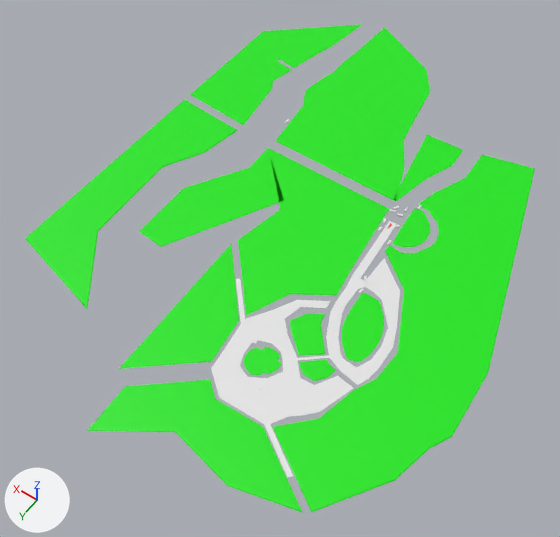
The Blender file raw_assets/delta_world.blend, before and after one commit.
Rendered twice from a 50 mm lens placed at (-425.0, 666.0, 600.0), pointed at (-136.0, 261.0, -36.0). The axes (+X, +Y, +Z) are drawn at lower left. The lights are the same throughout.

Objects in the first picture: 'Plane', 'land_b_003.001', 'land_b_003.003', 'land_b_003.005', 'land_b_003.006', 'land_b_003.007', 'land_b_003.008', 'land_b_003.009', 'land_b_003.010', 'land_b_003.012', 'land_b_003.013', 'land_b_003.014'.
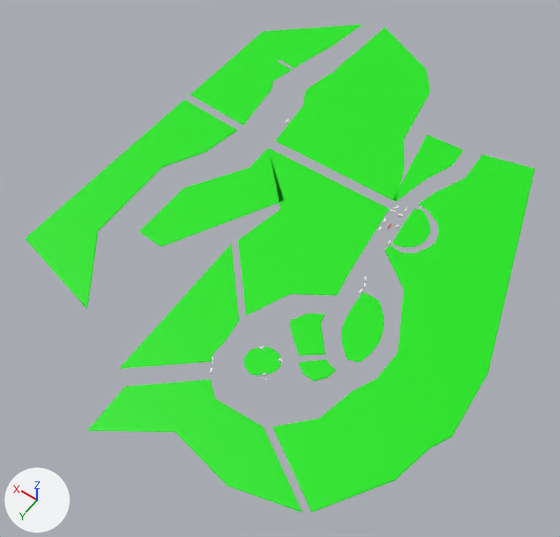
What differs and where, as boxes (x1, y1, x2, y2) in the pictures (560 x 537 px):
'Plane', hidden: before (211, 221, 400, 477)

The change in detail:
Mesh me_branchbox1_001 is new.
It is a box spanning x -2.45..2.45, y -1.0..1.0, z -1.0..1.0.
Mesh me_pistonbig is new.
It is a box spanning x -0.02..7.98, y -0.5..0.5, z -0.5..0.5.
Object 'Plane' (ob_plane) is now hidden.
Object 'branchbox_003.003' (ob_branchbox_003_003) is new; it shows me_branchbox1_001.
Its location is (-212.0, 392.0, 0.0).
Its rotation in degrees is (1.6, 0.1, 193).
Its scale is (1.0, 0.3, 0.3).
Object 'pistonbig_003.002' (ob_pistonbig_003_002) is new; it shows me_pistonbig.
Its location is (-166.0, 408.0, 0.0).
Its rotation in degrees is (0, 0, -57).
